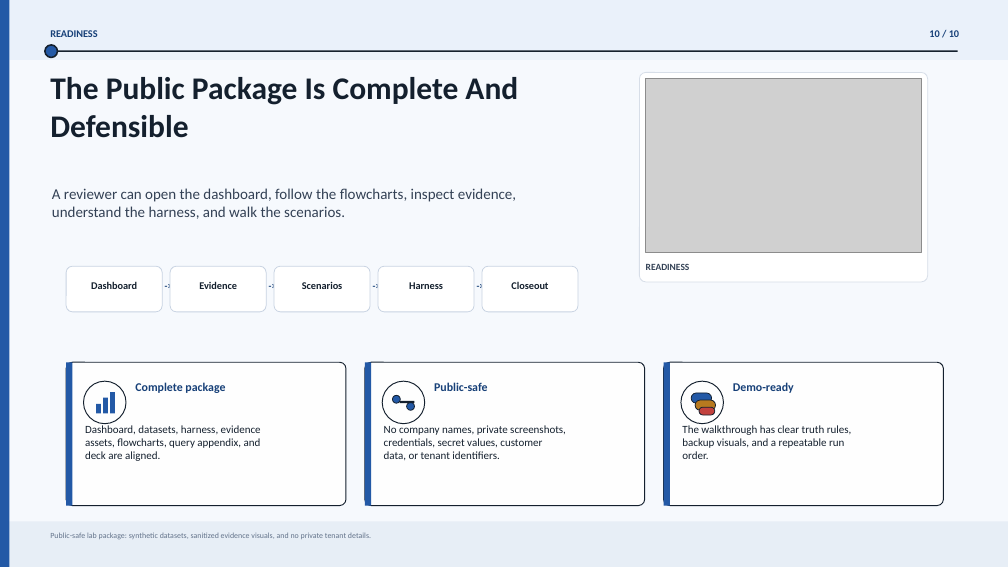
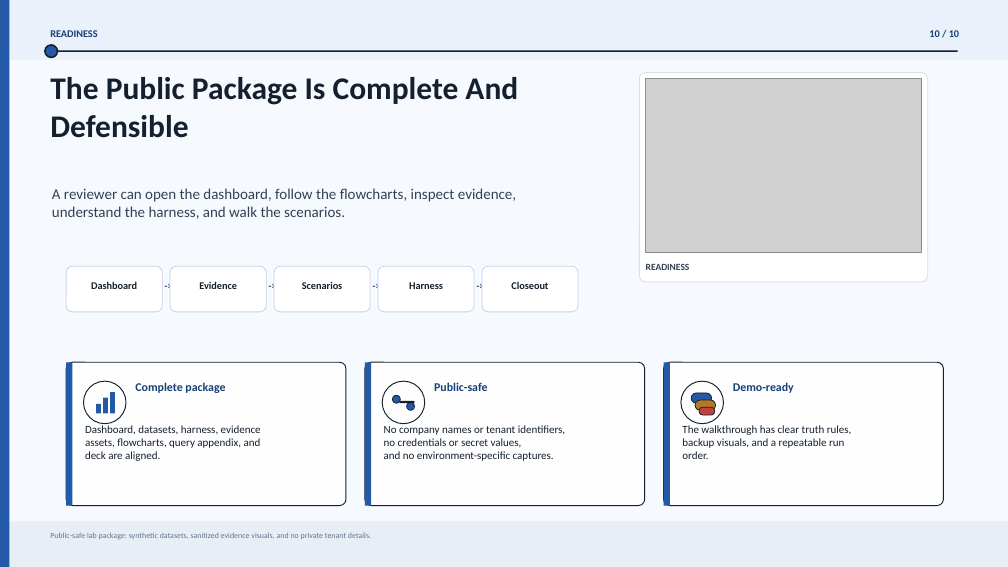
Before and after one commit to Kalla-Bhanu/CloudSec-SOC-Detection-Lab, a slide deck: slide 10 of docs/deck/cloudsec-soc-detection-lab.pptx. Drawn at 1008x567 pixels with LibreOffice and Linux fonts; fonts in the diff are those of the drawing; grey boxes stand for pictures. Boxes give left, top, right and bottom in pixels: in the first picture for what was removed or moved away, otherwise in the second. Text is boxed around its words. In the diff, an @@ line names an element or a change of style, - is before the commit and + after.

Commit message:
Sanitize public deck wording

```diff
--- a/docs/deck/cloudsec-soc-detection-lab.pptx
+++ b/docs/deck/cloudsec-soc-detection-lab.pptx
@@ text at (x1=384, y1=425, x2=565, y2=461): text changed @@
-No company names, private screenshots,
-credentials, secret values, customer
-data, or tenant identifiers.
+No company names or tenant identifiers,
+no credentials or secret values,
+and no environment-specific captures.
```
Also in this commit, not shown: 1 other slide changed.
